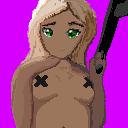
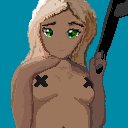
Before/after of a 128 x 128 layered artwork. What changed in the layer stack:
painted on "Lag 0" over (0, 0, 128, 128)
